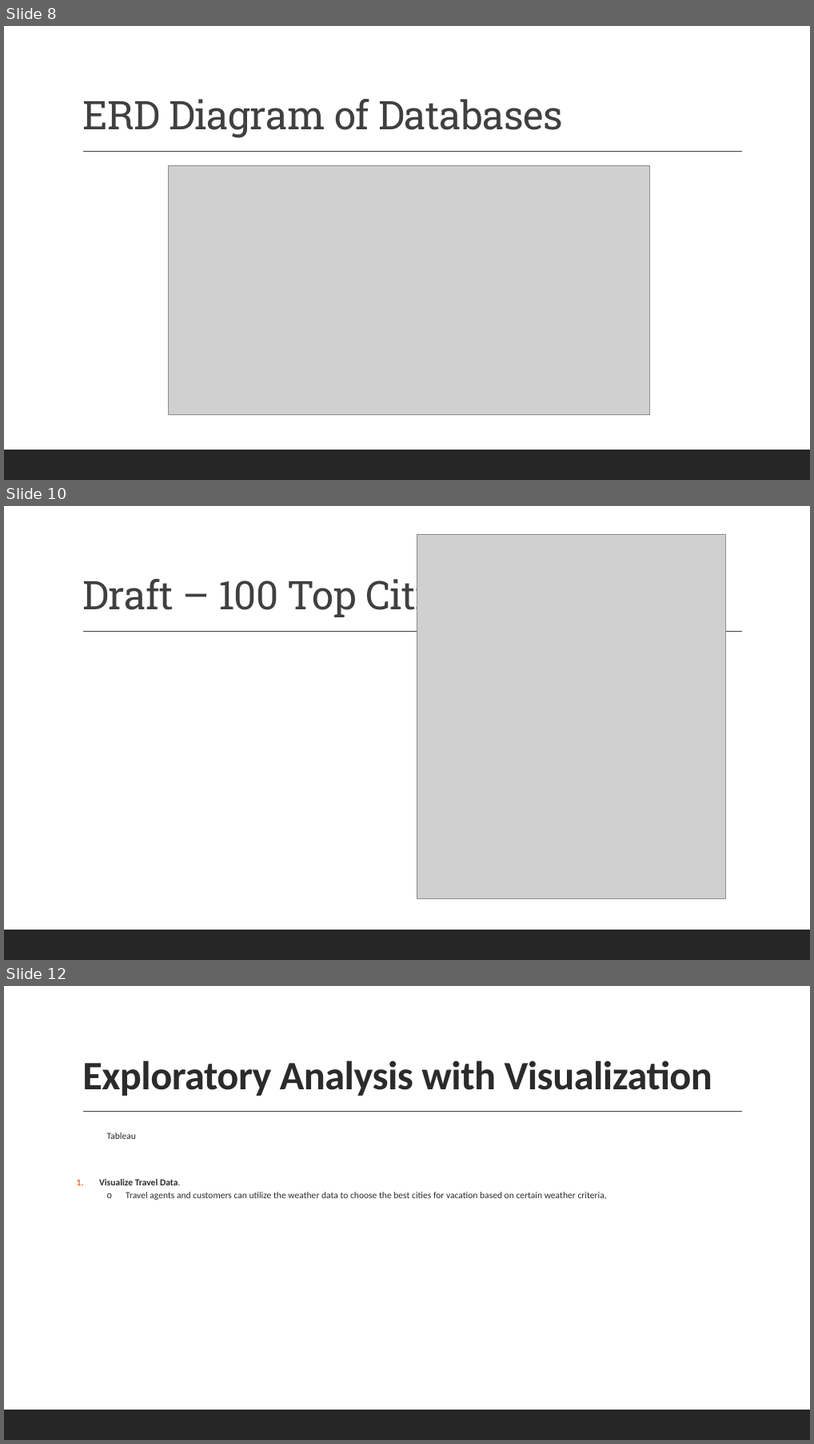
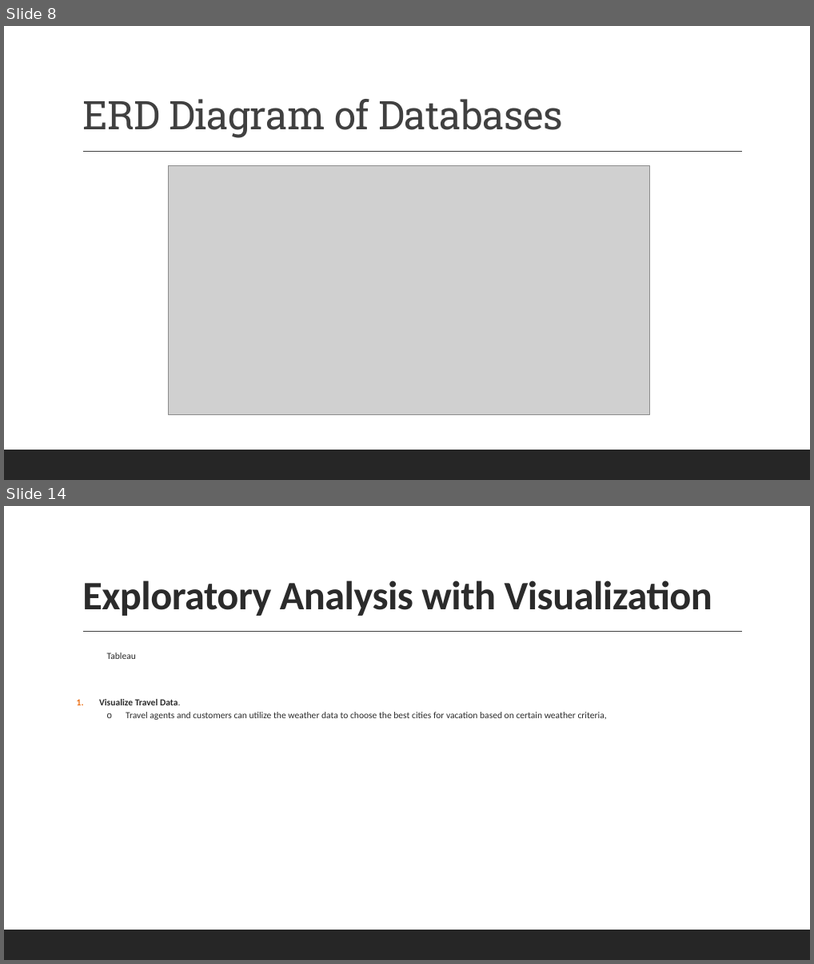
Before and after one commit to LouFoster/Group-C_FinalProject, a slide deck: C-Group v2.pptx. Shown one above the other, each under a label of ours: slides 8, 10 and 12 before the commit, slides 8 and 14 after it; the slides between them are not shown. The pictures are 814x1444 and 814x964 pixels, drawn with LibreOffice and Linux fonts; fonts in the diff are those of the drawing; grey boxes stand for pictures. Boxes give left, top, right and bottom in pixels: in the first picture for what was removed or moved away, otherwise in the second. Text is boxed around its words. In the diff, an @@ line names an element or a change of style, - is before the commit and + after.

```diff
--- a/C-Group v2.pptx
+++ b/C-Group v2.pptx
@@ slide 10 removed at bbox=[4, 506, 810, 960], background #FFFFFF; not listed: 2 template elements that a slide beside it also shows @@
@@ picture removed at bbox=[417, 535, 726, 898] @@
@@ title removed at bbox=[82, 573, 468, 619] @@
-Draft – 100 Top Cities
@@ what was slide 12 is now slide 14 @@
```
Also in this commit, not shown: 1 slide changed, 4 slides added, 1 other slide removed.
